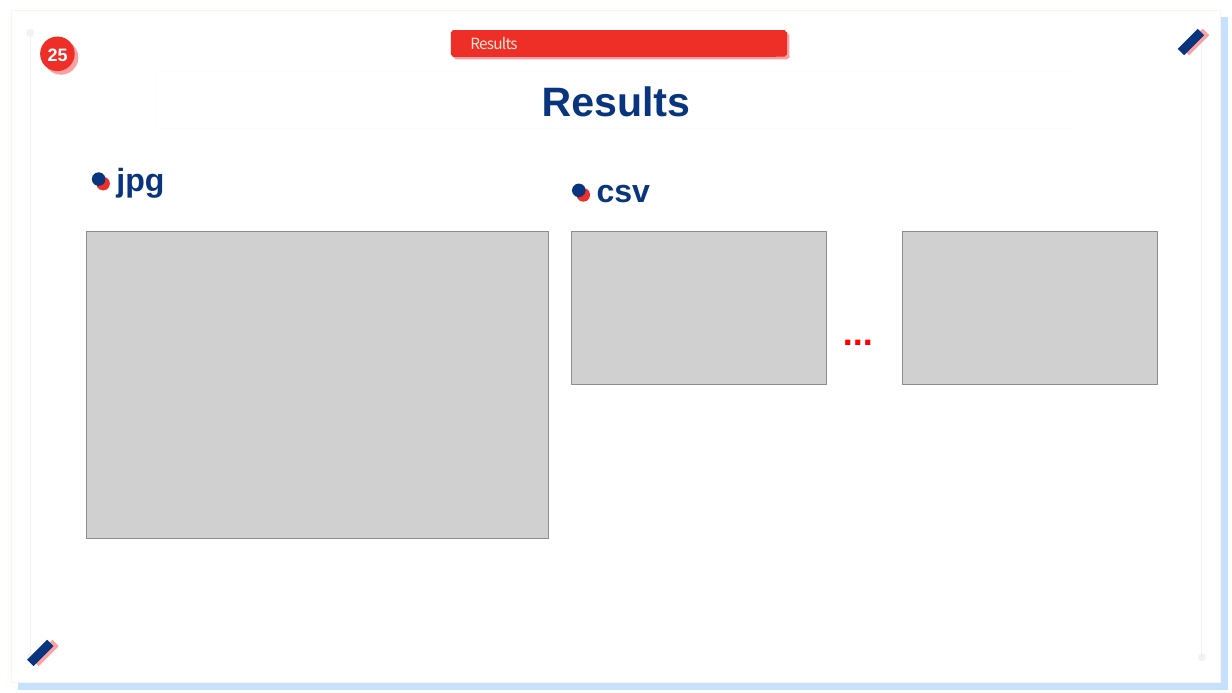
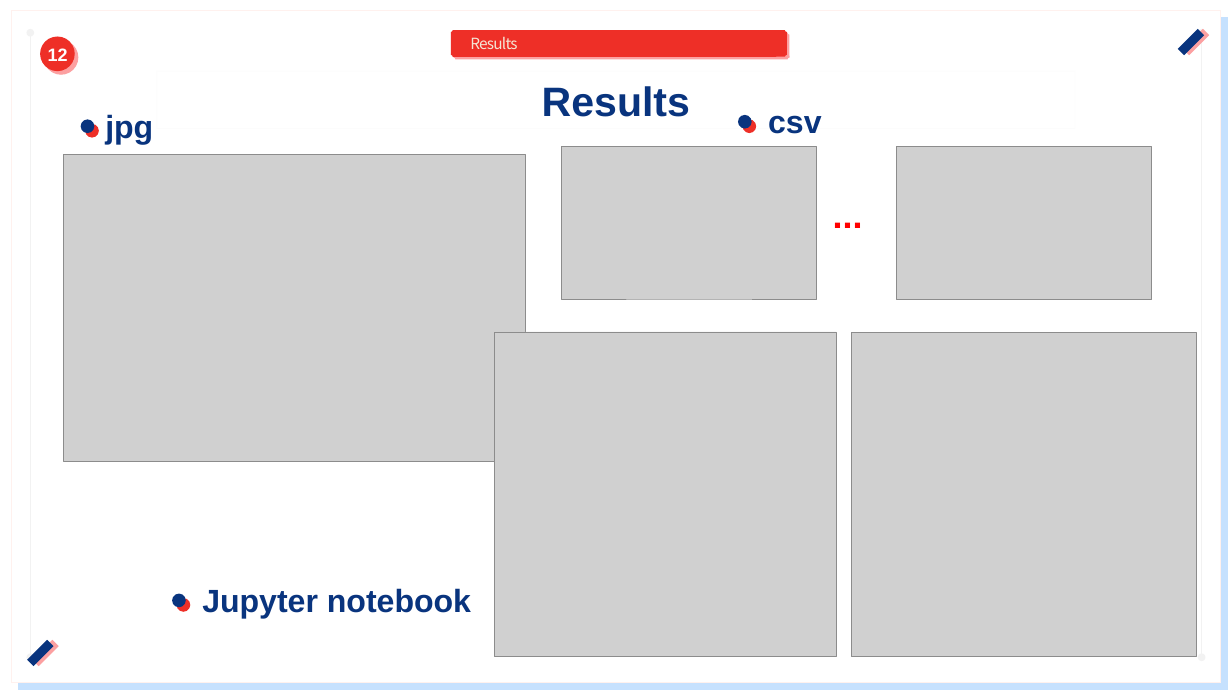
Before and after one commit to PE02TEAMA3/A3TW, a slide deck: slide 12 of ppt/PE2_A3_Final_PT.pptx (slide 25 before the commit). Drawn at 1232x693 pixels with LibreOffice and Linux fonts; fonts in the diff are those of the drawing; grey boxes stand for pictures. Boxes give left, top, right and bottom in pixels: in the first picture for what was removed or moved away, otherwise in the second. Text is boxed around its words. In the diff, an @@ line names an element or a change of style, - is before the commit and + after.

Commit message:
06/09 -final PPT

```diff
--- a/ppt/PE2_A3_Final_PT.pptx
+++ b/ppt/PE2_A3_Final_PT.pptx
@@ page number at [48,48,68,61]: text changed @@
-25
+12
@@ ellipse: place and size @@
-ellipse at [91,172,105,186]
+ellipse at [80,119,94,133]
@@ text "jpg": place and size @@
-text "jpg" at [116,167,164,198]
+text "jpg" at [105,114,153,145]
@@ ellipse: place and size @@
-ellipse at [572,184,586,198]
+ellipse at [738,115,752,128]
@@ text "csv": place and size @@
-text "csv" at [597,184,650,203]
+text "csv" at [768,115,821,134]
@@ picture: place and size @@
-picture at [572,232,827,384]
+picture at [562,146,817,299]
@@ picture: place and size @@
-picture at [902,232,1157,384]
+picture at [897,147,1152,299]
@@ picture: place and size @@
-picture at [87,232,549,539]
+picture at [64,154,526,461]
@@ text "...": place and size @@
-text "..." at [834,305,888,358]
+text "..." at [823,188,878,240]
@@ picture added at [494,332,836,656] @@
@@ picture added at [851,333,1196,657] @@
@@ ellipse added at [172,593,186,607], fill #09347E @@
@@ text added at [202,588,471,618], 25 pt, text #09347E, bold @@
+Jupyter notebook
```
Also in this commit, not shown: 3 other slides changed, 12 slides removed, 4 other files.
